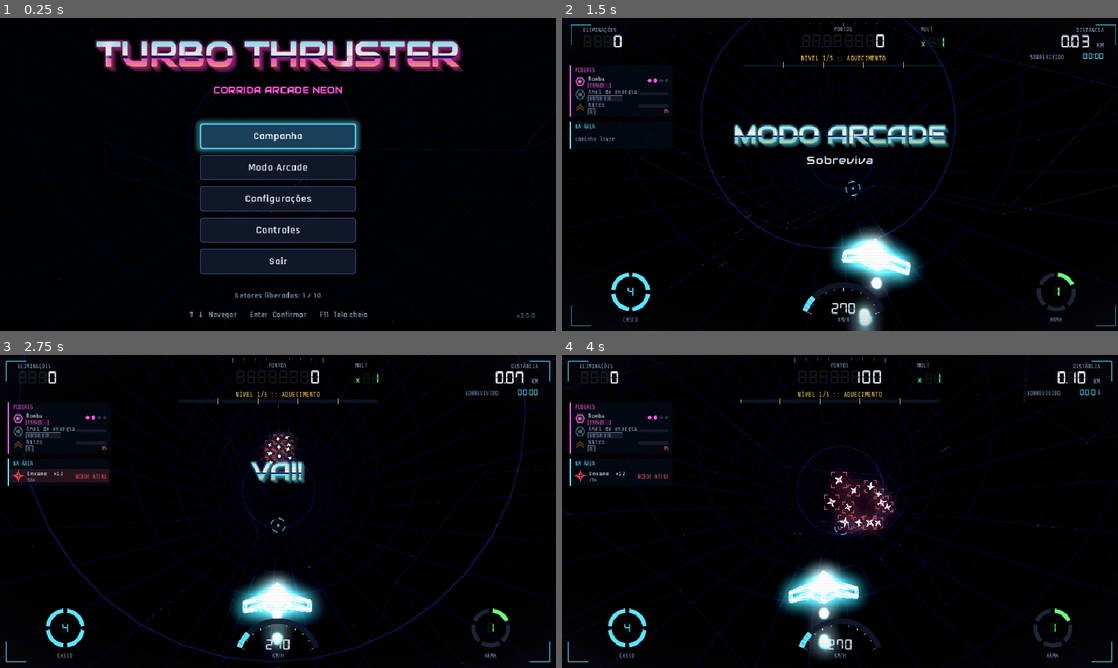
Above: before the commit, frames 1-4 (two rows, left to right).
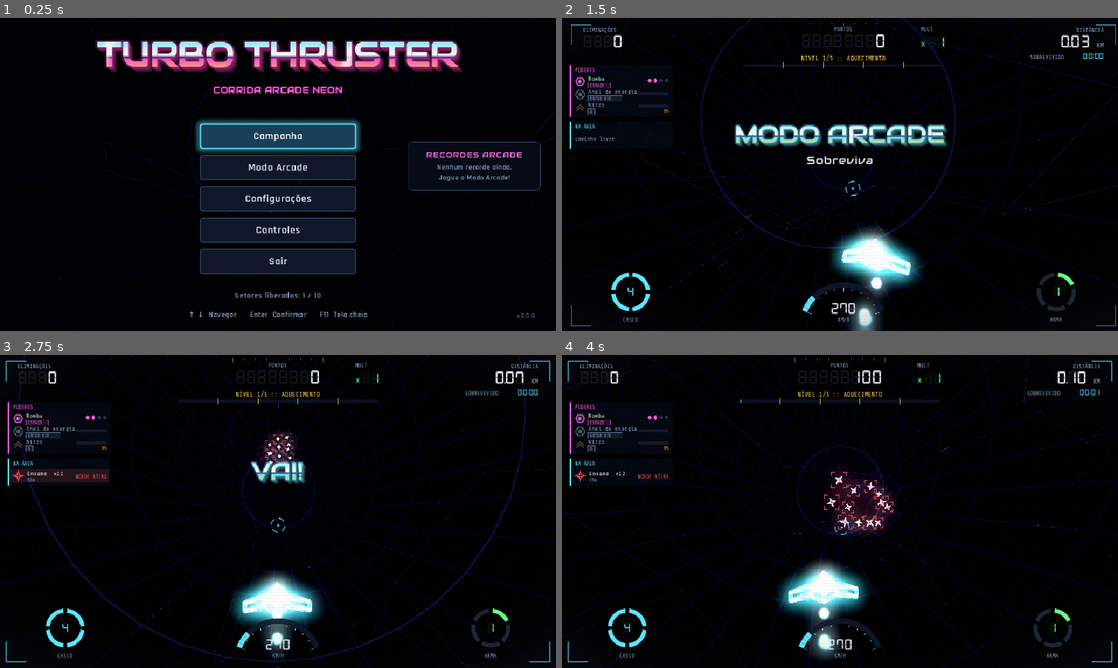
Above: after the commit, the same moments.

Repository: matthfaria96/turbo-thruster
Game: Godot game, scene res://main.tscn
The game is run twice, just before and just after one commit, with the same random seed, the same clock (stepped at 60 frames per second) and the same inputs.
Inputs (mouse positions are in pixels of both pictures, inside the frame that each line leads up to):
- Up to frame 1 (0.25 s): no input
- Up to frame 2 (1.5 s): click "Modo Arcade" at 0.5 s; tap Enter (ui_accept) at 1.25 s; move the mouse to (962, 158) at 1.27 s; hold D (move_right) from 1.28 s (still down); hold J (fire) from 1.28 s (still down); click (962, 158) at 1.42 s
- Up to frame 3 (2.75 s): tap Enter (ui_accept) at 1.52, 1.82, 2.27, 2.57 s; tap Keypad Enter at 1.55, 2.1 s; move the mouse to (166, 527) at 2.02 s; release D (move_right) at 2.03 s; release J (fire) at 2.03 s; hold Down (ui_down) from 2.03 s (still down); tap Backspace at 2.3 s
- Up to frame 4 (4 s): move the mouse to (895, 442) at 2.77 s; release Down (ui_down) at 2.78 s; hold D (move_right) 2.78-3.53 s; tap Backspace at 2.85 s; tap M at 3.05, 3.6 s; move the mouse to (812, 574) at 3.52 s; hold Up (ui_up) from 3.53 s (still down); click (812, 574) at 3.67 s; tap Enter (ui_accept) at 3.77 s; tap X at 3.8 s

The runs differ from the first frame. In frame 1, 2.4% of the frame differs, in the area x 17-98%, y 6-56%; in frame 2, 1.0%; in frame 3, 0.1%; in frame 4, nothing differs.

Commit message:
fix: typed arcade initials, menu leaderboard, steady chrome titles
Initials are now simply typed (Backspace erases, Enter confirms), with
a UI test that types them. The arcade record moves off the button into
a 'Recordes Arcade' top-5 panel beside the main menu. Chrome titles get
an antialiased horizon band and stop bobbing after the pop-in, which
removes the shimmer across the middle of the letters.

Co-Authored-By: Claude Opus 5.5 <noreply@anthropic.com>

Diff:
--- a/src/shaders/chrome_text.gdshader
+++ b/src/shaders/chrome_text.gdshader
@@ -20,18 +20,16 @@
 void fragment() {
 	float a = texture(TEXTURE, UV).a;
 	float v = clamp((local.y - y_offset) / max(height, 1.0), 0.0, 1.0);
-	vec3 col;
-	if (v < 0.52) {
-		col = mix(top.rgb, mid.rgb, smoothstep(0.0, 0.5, v));
-	} else if (v < 0.57) {
-		col = horizon.rgb;
-	} else {
-		col = mix(low.rgb, bottom.rgb, smoothstep(0.57, 1.0, v));
-	}
+	// Antialiased horizon band: edges are blended over ~1.5 pixels so the
+	// stripe stays crisp without shimmering.
+	float aa = max(fwidth(v) * 1.5, 0.004);
+	vec3 sky = mix(top.rgb, mid.rgb, smoothstep(0.0, 0.5, v));
+	vec3 sun = mix(low.rgb, bottom.rgb, smoothstep(0.57, 1.0, v));
+	vec3 col = mix(sky, horizon.rgb, smoothstep(0.52 - aa, 0.52 + aa, v));
+	col = mix(col, sun, smoothstep(0.57 - aa, 0.57 + aa, v));
 	// Diagonal shine band sweeping left to right.
 	float band = fract((local.x * 0.0018 + local.y * 0.0009) - TIME * shine_speed);
 	float shine = smoothstep(0.0, 0.03, band) * (1.0 - smoothstep(0.03, 0.08, band));
 	col = mix(col, vec3(1.0), shine * 0.85);
-	col *= 0.94 + 0.06 * sin(local.y * 1.4 + TIME * 3.0);
 	COLOR = vec4(col, a * COLOR.a);
 }
--- a/src/ui/arcade_title.gd
+++ b/src/ui/arcade_title.gd
@@ -116,7 +116,8 @@
 	_t += delta
 	var appear := ease(minf(1.0, _t / 0.45), 0.3)
 	pivot_offset = size * 0.5
-	scale = Vector2.ONE * lerpf(1.35, 1.0, appear) * (1.0 + sin(_t * 1.6) * 0.012)
+	# Pop in once, then stay at exactly 1:1 so the letters never resample.
+	scale = Vector2.ONE * lerpf(1.35, 1.0, appear)
 	modulate.a = appear
 	var mat := _face.material as ShaderMaterial
 	var font := UiStyle.arcade_font()
--- a/src/ui/initials_entry.gd
+++ b/src/ui/initials_entry.gd
@@ -1,11 +1,13 @@
 class_name InitialsEntry
 extends Control
-## Arcade-style three-letter name entry. W/S (or ↑/↓) change the letter,
-## A/D (or ←/→) move between slots, Enter confirms.
+## Arcade-style three-letter name entry: just type the letters (Backspace
+## erases, Enter confirms). ↑/↓ and a gamepad can also cycle letters.
 
 const ALPHABET := "ABCDEFGHIJKLMNOPQRSTUVWXYZ0123456789"
 
-var _letters := [0, 0, 0]
+const BLANK := -1
+
+var _letters := [BLANK, BLANK, BLANK]
 var _slot := 0
 var _labels: Array[Label] = []
 var _on_done: Callable
@@ -37,7 +39,7 @@
 	vb.add_child(ArcadeTitle.make("NOVO RECORDE!", 40, UiStyle.GOLD))
 	vb.add_child(UiStyle.label("%s pontos · %s" % [Hud.format_int(score), time_text], 24, UiStyle.TEXT,
 		HORIZONTAL_ALIGNMENT_CENTER, true))
-	vb.add_child(UiStyle.label("Digite suas iniciais", 20, UiStyle.DIM, HORIZONTAL_ALIGNMENT_CENTER))
+	vb.add_child(UiStyle.label("Digite suas 3 iniciais", 20, UiStyle.DIM, HORIZONTAL_ALIGNMENT_CENTER))
 	var row := HBoxContainer.new()
 	row.alignment = BoxContainer.ALIGNMENT_CENTER
 	row.add_theme_constant_override("separation", 24)
@@ -53,7 +55,7 @@
 		l.horizontal_alignment = HORIZONTAL_ALIGNMENT_CENTER
 		row.add_child(l)
 		_labels.append(l)
-	add_child(UiStyle.hint_bar("W S  Letra      A D  Posição      Enter  Confirmar"))
+	add_child(UiStyle.hint_bar("Digite as letras      Backspace  Apagar      Enter  Confirmar"))
 	_refresh()
 
 
@@ -65,36 +67,86 @@
 func _refresh() -> void:
 	for i in 3:
 		var l := _labels[i]
-		l.text = ALPHABET[_letters[i]]
+		l.text = "_" if _letters[i] == BLANK else ALPHABET[_letters[i]]
 		var active := i == _slot and not _done
 		l.label_settings.font_color = UiStyle.GOLD if active else UiStyle.TEXT
 		l.label_settings.outline_color = Color(UiStyle.GOLD, 0.6 if active and fmod(_t, 0.6) < 0.4 else 0.0)
 
 
-func _unhandled_input(event: InputEvent) -> void:
-	# Ignore input briefly so a player still mashing fire can't submit "AAA".
-	if _done or _t < 0.8:
+## Uses _input so typing always reaches this screen first.
+func _input(event: InputEvent) -> void:
+	# Ignore input briefly so a player still mashing fire can't submit early.
+	if _done or _t < 0.5:
 		return
+	var key := event as InputEventKey
+	if key and key.pressed and not key.echo:
+		if _handle_key(key):
+			_accept()
+		return
+	if event is InputEventJoypadButton or event is InputEventJoypadMotion:
+		if _handle_pad(event):
+			_accept()
+
+
+func _handle_key(key: InputEventKey) -> bool:
+	match key.keycode:
+		KEY_ENTER, KEY_KP_ENTER:
+			_confirm()
+			return true
+		KEY_BACKSPACE:
+			if _letters[_slot] == BLANK and _slot > 0:
+				_slot -= 1
+			_letters[_slot] = BLANK
+		KEY_LEFT:
+			_slot = maxi(0, _slot - 1)
+		KEY_RIGHT:
+			_slot = mini(2, _slot + 1)
+		KEY_UP:
+			_cycle(1)
+		KEY_DOWN:
+			_cycle(-1)
+		_:
+			var ch := char(key.unicode).to_upper() if key.unicode > 0 else ""
+			var idx := ALPHABET.find(ch) if ch.length() == 1 else -1
+			if idx < 0:
+				return false
+			_letters[_slot] = idx
+			_slot = mini(2, _slot + 1)
+	Sfx.play("ui_move", -8.0)
+	return true
+
+
+func _handle_pad(event: InputEvent) -> bool:
 	if event.is_action_pressed("ui_up"):
-		_letters[_slot] = posmod(_letters[_slot] + 1, ALPHABET.length())
+		_cycle(1)
 	elif event.is_action_pressed("ui_down"):
-		_letters[_slot] = posmod(_letters[_slot] - 1, ALPHABET.length())
+		_cycle(-1)
 	elif event.is_action_pressed("ui_left"):
 		_slot = maxi(0, _slot - 1)
 	elif event.is_action_pressed("ui_right"):
 		_slot = mini(2, _slot + 1)
-	elif event is InputEventKey and (event as InputEventKey).pressed and (event as InputEventKey).keycode in [KEY_ENTER, KEY_KP_ENTER] \
-			or event.is_action_pressed("ui_accept") and event is InputEventJoypadButton:
-		_done = true
-		var name := ""
-		for i in 3:
-			name += ALPHABET[_letters[i]]
-		Sfx.play("ui_confirm", -2.0)
-		_on_done.call(name)
+	elif event.is_action_pressed("ui_accept"):
+		_confirm()
+		return true
 	else:
-		return
+		return false
 	Sfx.play("ui_move", -8.0)
-	_accept()
+	return true
+
+
+func _cycle(step: int) -> void:
+	var current: int = _letters[_slot]
+	_letters[_slot] = posmod((0 if current == BLANK and step > 0 else current) + (0 if current == BLANK else step), ALPHABET.length())
+
+
+## Empty slots become "-" so a run can be saved with fewer letters.
+func _confirm() -> void:
+	_done = true
+	var name := ""
+	for i in 3:
+		name += "-" if _letters[i] == BLANK else ALPHABET[_letters[i]]
+	Sfx.play("ui_confirm", -2.0)
+	_on_done.call(name)
 
 
 func _accept() -> void:
--- a/src/ui/main_menu.gd
+++ b/src/ui/main_menu.gd
@@ -12,9 +12,7 @@
 	col.add_child(tagline)
 	col.add_child(spacer(36))
 	var play := UiStyle.button("Campanha", main.show_level_select)
-	var best := Save.arcade_best()
-	var arcade_text := "Modo Arcade" + ("  ·  recorde %s" % Hud.format_int(best) if best > 0 else "")
-	var arcade := UiStyle.button(arcade_text, main.start_arcade)
+	var arcade := UiStyle.button("Modo Arcade", main.start_arcade)
 	for b in [play, arcade,
 			UiStyle.button("Configurações", main.show_settings),
 			UiStyle.button("Controles", main.show_controls),
@@ -30,4 +28,40 @@
 	version.offset_left = -90
 	version.offset_top = -44
 	add_child(version)
+	add_child(_leaderboard())
 	focus_later(play)
+
+
+## Arcade top 5, shown beside the menu.
+func _leaderboard() -> PanelContainer:
+	var panel := PanelContainer.new()
+	# Anchored to the right edge, vertically centred beside the buttons.
+	panel.anchor_left = 1.0
+	panel.anchor_right = 1.0
+	panel.anchor_top = 0.5
+	panel.anchor_bottom = 0.5
+	panel.offset_left = -340.0
+	panel.offset_right = -36.0
+	panel.offset_top = -40.0
+	panel.grow_vertical = Control.GROW_DIRECTION_BOTH
+	panel.grow_horizontal = Control.GROW_DIRECTION_BEGIN
+	var vb := VBoxContainer.new()
+	vb.add_theme_constant_override("separation", 6)
+	panel.add_child(vb)
+	vb.add_child(UiStyle.label("RECORDES ARCADE", 18, Color(1.0, 0.45, 0.85), HORIZONTAL_ALIGNMENT_CENTER, true))
+	if Save.arcade_top.is_empty():
+		var empty := UiStyle.label("Nenhum recorde ainda.\nJogue o Modo Arcade!", 16, UiStyle.DIM, HORIZONTAL_ALIGNMENT_CENTER)
+		vb.add_child(empty)
+	for i in Save.arcade_top.size():
+		var e: Dictionary = Save.arcade_top[i]
+		var row := HBoxContainer.new()
+		var color := UiStyle.GOLD if i == 0 else UiStyle.TEXT
+		row.add_child(UiStyle.label("%d." % (i + 1), 16, UiStyle.DIM))
+		row.add_child(UiStyle.label(String(e.name), 18, color, HORIZONTAL_ALIGNMENT_LEFT, true))
+		var score := UiStyle.label(Hud.format_int(int(e.score)), 18, color, HORIZONTAL_ALIGNMENT_RIGHT, true)
+		score.size_flags_horizontal = Control.SIZE_EXPAND_FILL
+		row.add_child(score)
+		var secs := int(e.time)
+		row.add_child(UiStyle.label("%d:%02d" % [secs / 60, secs % 60], 14, UiStyle.DIM, HORIZONTAL_ALIGNMENT_RIGHT))
+		vb.add_child(row)
+	return panel
--- a/tests/test_ui.gd
+++ b/tests/test_ui.gd
@@ -44,6 +44,16 @@
 	await _press(KEY_S)
 	await process_frame
 	_check(panel != null and panel.size == size_a, "sector briefing keeps a fixed size (%s)" % size_a)
+	# Arcade initials: typing letters fills the slots, Backspace erases.
+	var typed := [""]
+	var entry_script: GDScript = load("res://src/ui/initials_entry.gd")
+	var entry: Control = entry_script.call("create", 1000, "1:00", func(n: String) -> void: typed[0] = n)
+	root.add_child(entry)
+	await create_timer(0.7).timeout
+	for key in [KEY_M, KEY_X, KEY_BACKSPACE, KEY_F, KEY_Z, KEY_ENTER]:
+		await _type(key)
+	_check(typed[0] == "MFZ", "typing initials works (got '%s')" % typed[0])
+	entry.queue_free()
 	print("ui checks done, failures: %d" % _fail)
 	quit(1 if _fail > 0 else 0)
 
@@ -72,3 +82,18 @@
 		if (child as Control).size.x >= 500.0:
 			return child
 	return null
+
+
+func _type(key: Key) -> void:
+	var ev := InputEventKey.new()
+	ev.keycode = key
+	ev.physical_keycode = key
+	ev.pressed = true
+	if key >= KEY_A and key <= KEY_Z:
+		ev.unicode = "abcdefghijklmnopqrstuvwxyz".unicode_at(key - KEY_A)
+	Input.parse_input_event(ev)
+	await process_frame
+	var up := ev.duplicate() as InputEventKey
+	up.pressed = false
+	Input.parse_input_event(up)
+	await process_frame
